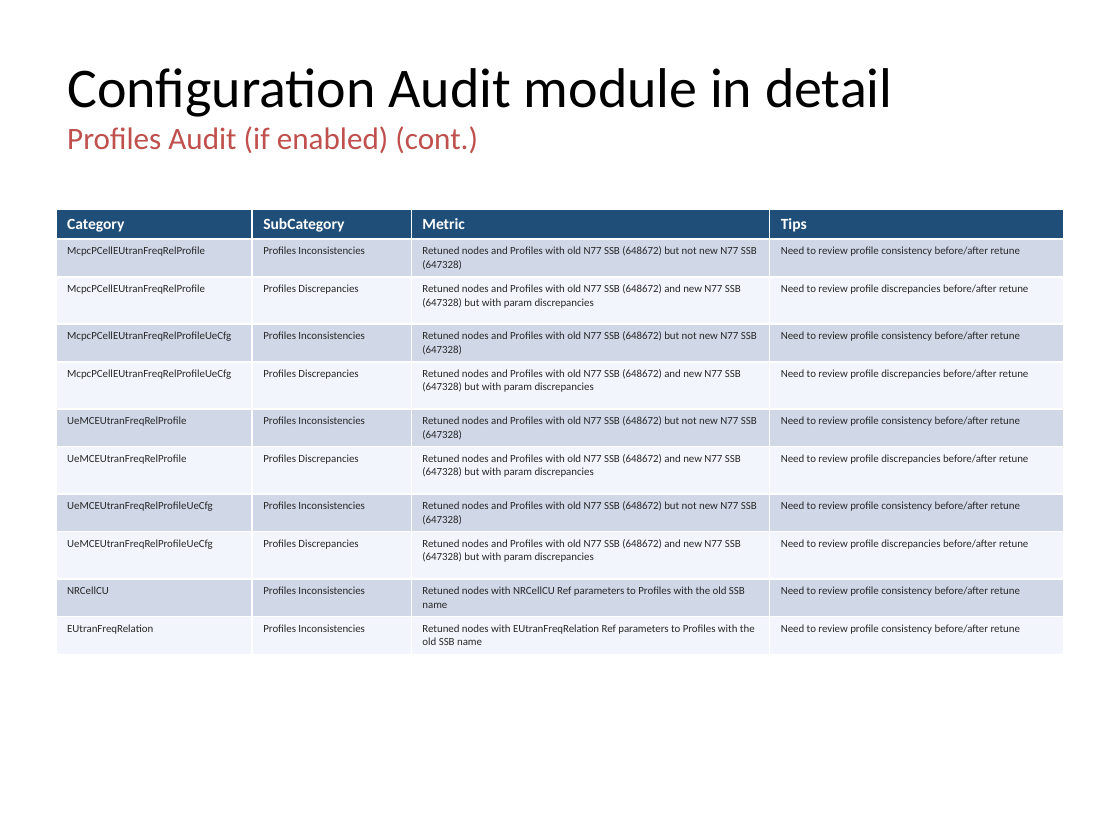
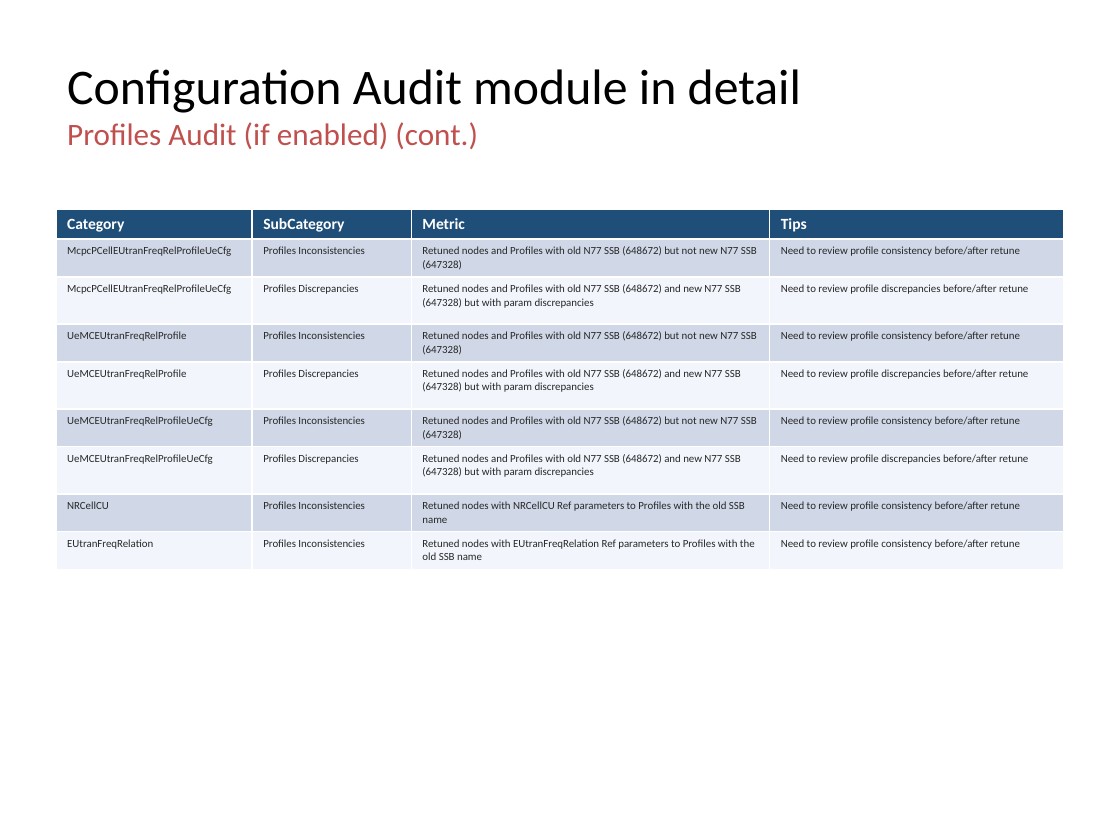
Before and after one commit to jaimetur/SSB_RetuningAutomations, a slide deck: slide 46 of help/User-Guide-SSB-Retuning-Automations-v0.7.6.pptx (slide 45 before the commit). Drawn at 1120x840 pixels with LibreOffice and Linux fonts; fonts in the diff are those of the drawing; background and template pictures are left out. Boxes give left, top, right and bottom in pixels: in the first picture for what was removed or moved away, otherwise in the second. Text is boxed around its words. In the diff, an @@ line names an element or a change of style, - is before the commit and + after.

```diff
--- a/help/User-Guide-SSB-Retuning-Automations-v0.7.6.pptx
+++ b/help/User-Guide-SSB-Retuning-Automations-v0.7.6.pptx
@@ title at (67, 69, 801, 113): size 36 to 32 pt in "Configuration Audit module in detail" @@
@@ table at (56, 209, 1064, 564) @@
-row 2: McpcPCellEUtranFreqRelProfile | Profiles Inconsistencies | Retuned nodes and Profiles with old N77 SSB (648672) but not new N77 SSB (647328) | Need to review profile consistency before/after retune
-row 3: McpcPCellEUtranFreqRelProfile | Profiles Discrepancies | Retuned nodes and Profiles with old N77 SSB (648672) and new N77 SSB (647328) but with param discrepancies | Need to review profile discrepancies before/after retune
```
Also in this commit, not shown: 54 other slides changed, 7 slides added, 6 slides removed, 7 other files.
